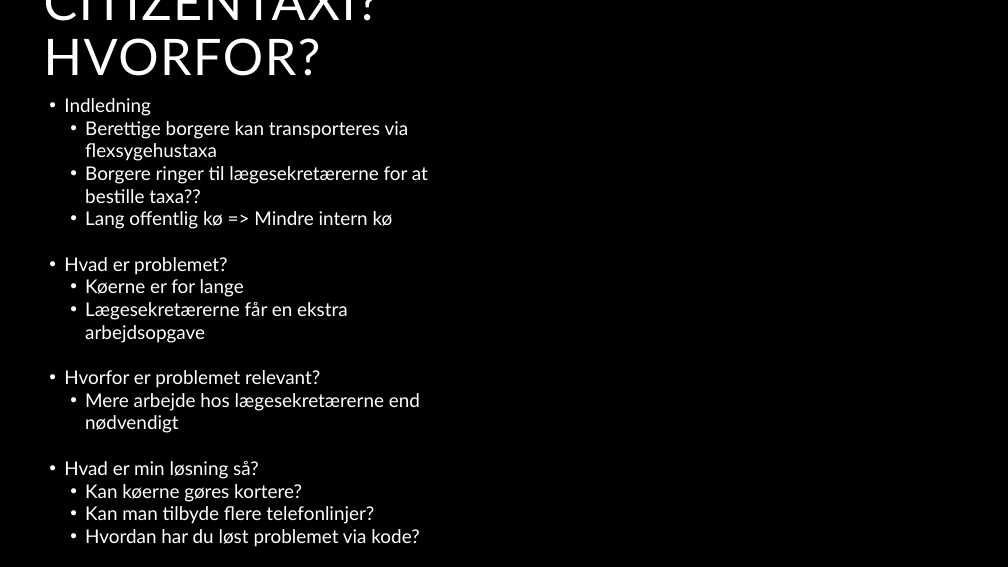
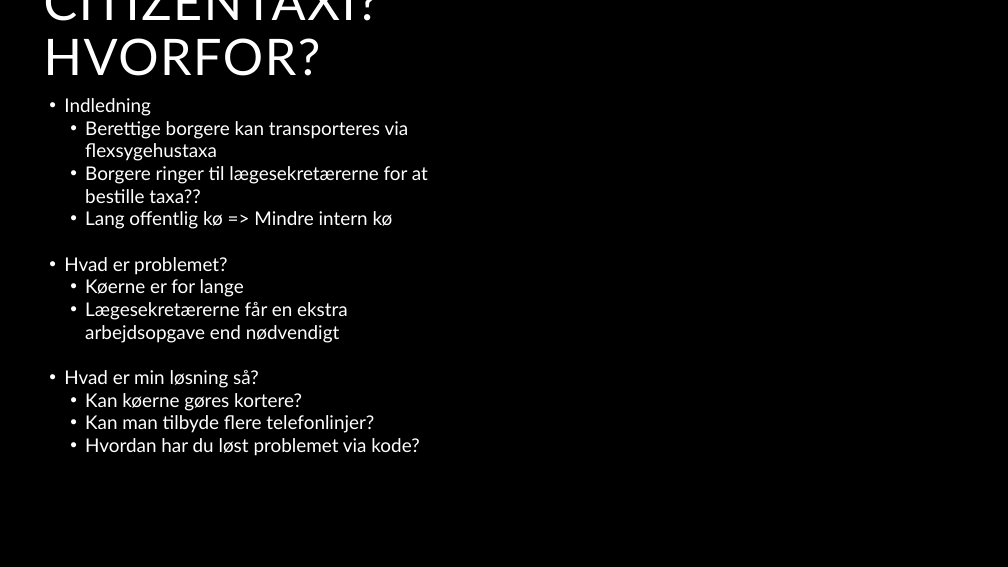
Before and after one commit to DanielSimonsen90/CitizenTaxi, a slide deck: slide 2 of Resources/Documents/CitizenTaxi.pptx. Drawn at 1008x567 pixels with LibreOffice and Linux fonts; fonts in the diff are those of the drawing; background and template pictures are left out. Boxes give left, top, right and bottom in pixels: in the first picture for what was removed or moved away, otherwise in the second. Text is boxed around its words. In the diff, an @@ line names an element or a change of style, - is before the commit and + after.

```diff
--- a/Resources/Documents/CitizenTaxi.pptx
+++ b/Resources/Documents/CitizenTaxi.pptx
@@ text at (85, 302, 348, 343): text changed @@
-  • Lægesekretærerne får en ekstra arbejdsopgave
-• Hvorfor er problemet relevant?
-  • Mere arbejde hos lægesekretærerne end nødvendigt
+  • Lægesekretærerne får en ekstra arbejdsopgave end nødvendigt
```
Also in this commit, not shown: 3 other slides changed.
